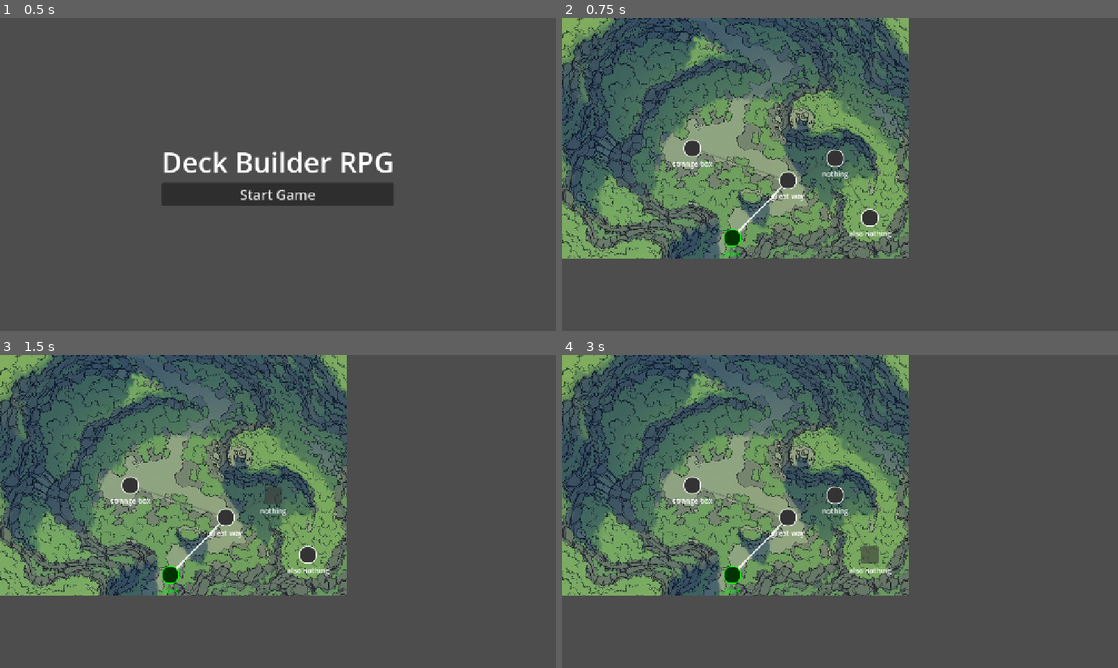
Above: before the commit, frames 1-4 (two rows, left to right).
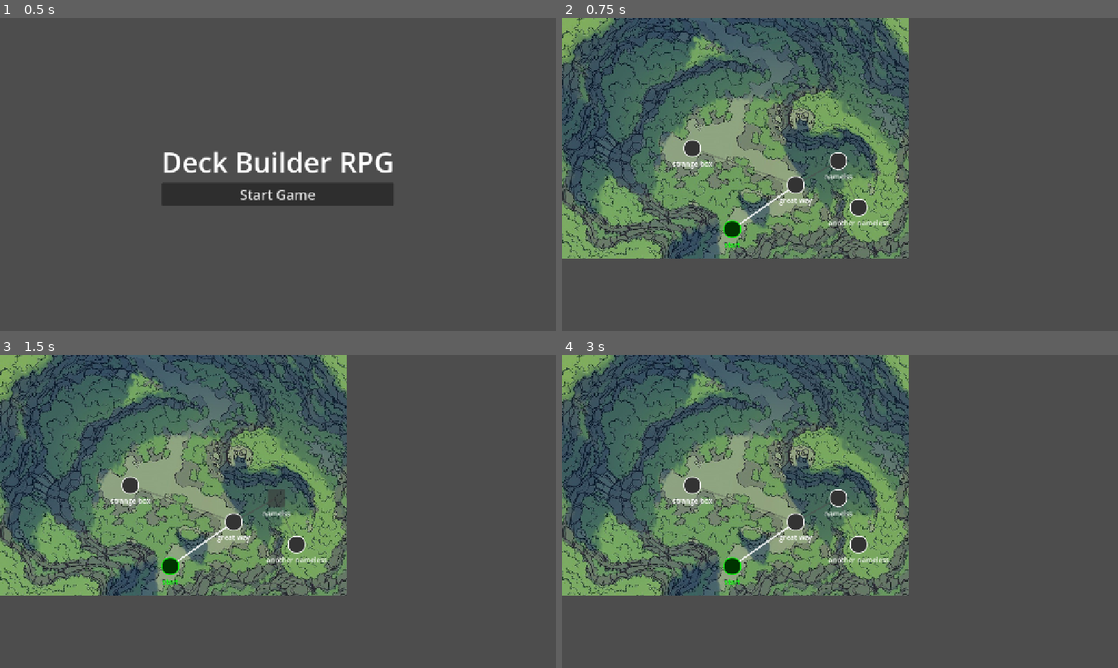
Above: after the commit, the same moments.

Repository: IzzetNecu/deckbuilderTool
Game: Godot game, scene res://scenes/main_menu/MainMenu.tscn
Two runs of this game, one before a commit and one after it. Both use one fixed random seed, a clock stepped at 60 frames per second and the inputs below.
Inputs (mouse positions are in pixels of both pictures, inside the frame that each line leads up to):
- Up to frame 1 (0.5 s): no input
- Up to frame 2 (0.75 s): click "Start Game" at 0.5 s
- Up to frame 3 (1.5 s): click (272, 495) at 1.25 s, where only the run before the commit has a clickable "nothing"
- Up to frame 4 (3 s): click (840, 498) at 2 s, where only the run after the commit has a clickable "namelss"; click (867, 555) at 2.75 s, where only the run before the commit has a clickable "also nothing"

Frame 1 is identical in both runs. In frame 2, 1.4% of the frame differs, in the area x 25-60%, y 41-77%; in frame 3, 1.4%; in frame 4, 1.4%.

Commit message:
Pass through nodes when all options are locked/unavailable

Diff:
--- a/game/data/game_data.json
+++ b/game/data/game_data.json
@@ -184,20 +184,28 @@
       "nodes": [
         {
           "id": "8d8923cd-aca2-4507-9a73-8891463580a7",
-          "x": 520,
-          "y": 374,
+          "x": 538,
+          "y": 384,
           "label": "great way",
           "description": "way to the box",
           "options": [
             {
               "id": "a05ad081-2451-41fb-9d34-fe126aadc2f5",
-              "text": "walking",
-              "conditions": [],
+              "text": "a rock on the floor",
+              "conditions": [
+                {
+                  "id": "4bfc66d1-15a5-4882-b741-5b733969bebc",
+                  "type": "checkFlag",
+                  "target": "pick_up_rock",
+                  "operator": "==",
+                  "value": "false"
+                }
+              ],
               "outcomes": [
                 {
                   "id": "90cc22ef-e6fd-4479-85b4-3c19f309cecb",
                   "type": "startEvent",
-                  "target": "e9bfc6a2-36fa-4e14-a47b-54c65df57287",
+                  "target": "bde53165-1f55-45de-9548-01d9dea870da",
                   "value": ""
                 }
               ],
@@ -209,7 +217,7 @@
         {
           "id": "82fd65d3-72fd-48c6-b23f-18777b8f01cb",
           "x": 392,
-          "y": 506,
+          "y": 486,
           "label": "start",
           "description": "",
           "options": [],
@@ -234,21 +242,21 @@
         },
         {
           "id": "64ffa650-690e-4837-a652-9fd67bc0b4e1",
-          "x": 629,
-          "y": 323,
-          "label": "nothing",
+          "x": 636,
+          "y": 329,
+          "label": "namelss",
           "description": "",
           "options": [],
           "isStartingNode": false
         },
         {
-          "id": "5f0912cf-37bf-42cb-a977-c15936822b10",
-          "x": 709,
-          "y": 460,
-          "label": "also nothing",
+          "id": "326d5763-e466-4fb8-b624-f8cba48ceacf",
+          "x": 683,
+          "y": 436,
+          "label": "another nameless",
           "description": "",
-          "options": [],
-          "isStartingNode": false
+          "isStartingNode": false,
+          "options": []
         }
       ],
       "connections": [
@@ -267,16 +275,23 @@
           "gateType": "none"
         },
         {
-          "id": "0aa544bd-6224-4aee-9c6e-9200130af3ee",
-          "fromNodeId": "64ffa650-690e-4837-a652-9fd67bc0b4e1",
-          "toNodeId": "5f0912cf-37bf-42cb-a977-c15936822b10",
-          "conditions": [],
-          "gateType": "none"
-        },
-        {
           "id": "5ffcfde6-ef90-4293-be5c-daed63a57f3a",
           "fromNodeId": "8d8923cd-aca2-4507-9a73-8891463580a7",
           "toNodeId": "64ffa650-690e-4837-a652-9fd67bc0b4e1",
+          "conditions": [],
+          "gateType": "none"
+        },
+        {
+          "id": "1bc8b1fc-06a8-45c9-80a5-9476ff26cbc5",
+          "fromNodeId": "64ffa650-690e-4837-a652-9fd67bc0b4e1",
+          "toNodeId": "326d5763-e466-4fb8-b624-f8cba48ceacf",
+          "conditions": [],
+          "gateType": "none"
+        },
+        {
+          "id": "fd56a2ec-001a-4983-9b1e-0f971f6deec3",
+          "fromNodeId": "64ffa650-690e-4837-a652-9fd67bc0b4e1",
+          "toNodeId": "8d8923cd-aca2-4507-9a73-8891463580a7",
           "conditions": [],
           "gateType": "none"
         }
--- a/game/scenes/world_map/MapNode.gd
+++ b/game/scenes/world_map/MapNode.gd
@@ -18,7 +18,15 @@
 		modulate = Color(1, 1, 1)
 
 func _node_has_content(data: Dictionary) -> bool:
-	return data.get("options", []).size() > 0 or data.get("description", "") != ""
+	# Must have a description or at least one option visible to the player
+	if data.get("description", "") != "":
+		return true
+	for opt in data.get("options", []):
+		var conditions_pass = ConditionEvaluator.evaluate_all(opt.get("conditions", []))
+		# Soft-locked options are still visible (shown as disabled), so they count
+		if conditions_pass or opt.get("lockType", "soft") == "soft":
+			return true
+	return false
 
 func _pressed() -> void:
 	# Already on this node — open its event only if it has content
